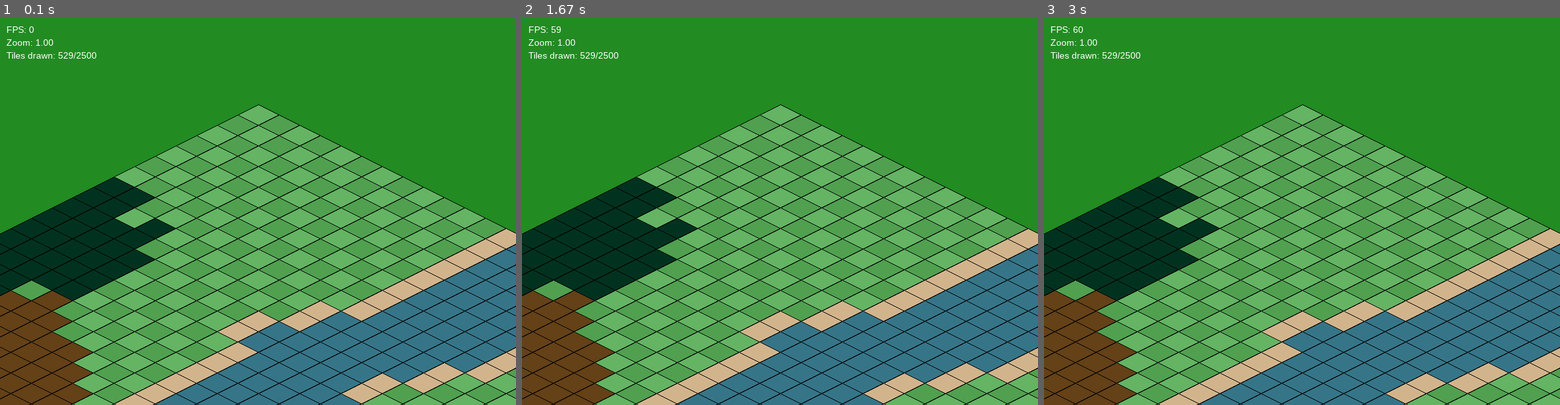
Above: before the commit, frames 1-3 (left to right).
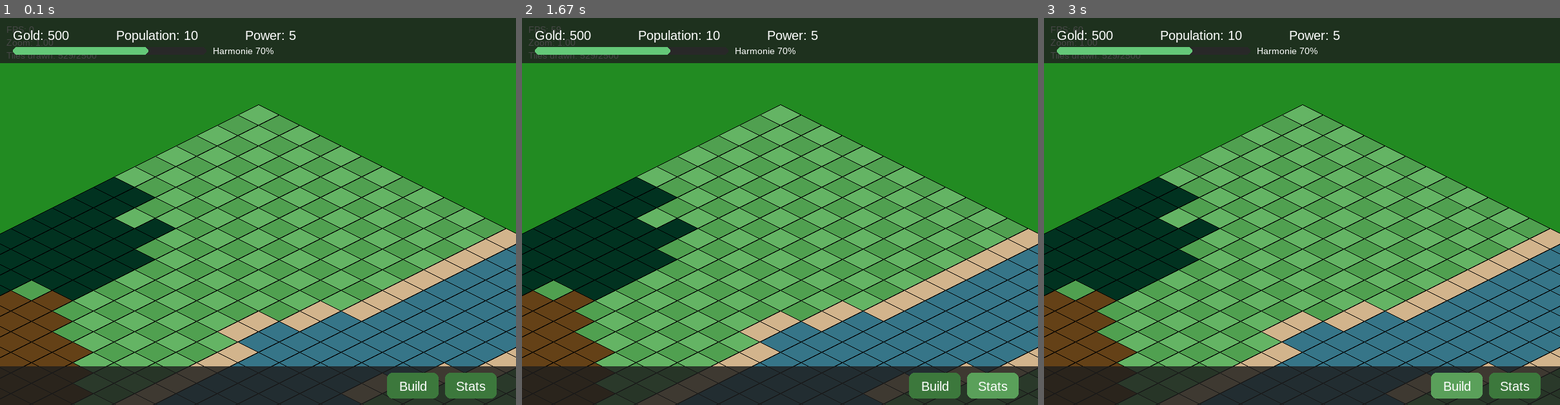
Above: after the commit, the same moments.

Repository: tdimnet/learn-pygame-by-doing
Game: pygame game, started from v5/main.py
Same seed, same stepped clock (60 frames per second), same inputs: the game is played once before the commit and once after it.
Inputs (mouse positions are in pixels of both pictures, inside the frame that each line leads up to):
- Up to frame 1 (0.1 s): no input
- Up to frame 2 (1.67 s): click (934, 385) at 0.38 s, where only the run after the commit has a clickable "Build"; click (738, 196) at 0.72 s; click (991, 385) at 1.55 s, where only the run after the commit has a clickable "Stats"
- Up to frame 3 (3 s): press the mouse at (1513, 385) at 1.87 s; move the mouse to (1410, 370) at 1.97 s; release the mouse at (1307, 354) at 2.1 s; click (1456, 385) at 2.72 s, where only the run after the commit has a clickable "Build"

The runs differ from the first frame. In frame 1, 21% of the frame differs, in the area x 0-100%, y 0-100%; in frame 2, 21%; in frame 3, 21%.

Commit message:
Now display the HUD

Diff:
--- a/v5/main.py
+++ b/v5/main.py
@@ -85,6 +85,8 @@
 
             camera.handle_event(event)
 
+        build_menu.update(dt, current_menu == "build")
+
         screen.fill((34, 139, 34))
 
         visible_tiles = camera.get_visible_tiles(GRID_WIDTH, GRID_HEIGHT)
@@ -126,6 +128,26 @@
             )
             screen.blit(hover_text, (10, 70))
 
+        hud.draw(
+            screen,
+            mock_gold,
+            mock_population,
+            mock_power,
+            mock_harmony,
+            (mx, my),
+            current_menu
+        )
+
+        build_menu.draw(screen, (mx, my))
+
+        if selected_building:
+            indicator_text = font.render(
+                f"Sélectionné : {selected_building}",
+                True,
+                (255, 255, 255)
+            )
+            screen.blit(indicator_text, (SCREEN_WIDTH // 2 - 150, SCREEN_HEIGHT // 2))
+
         pygame.display.flip()
 
     pygame.quit()
